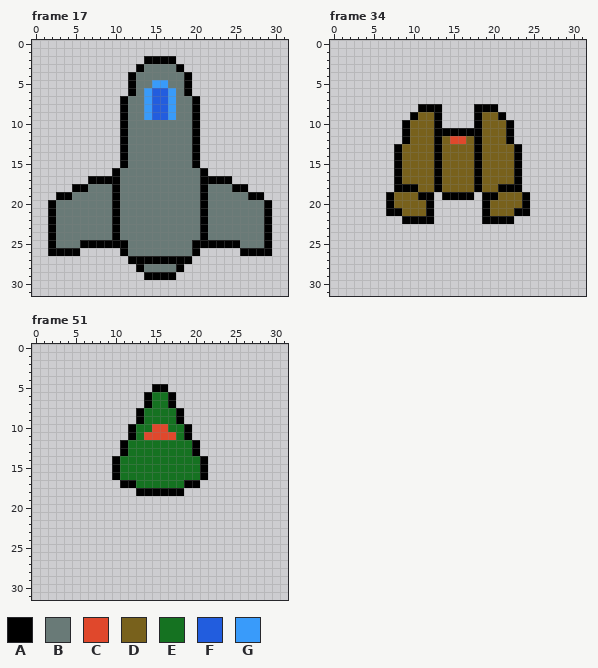
Pixel-art file: src/LudumDare54/Assets/Content/Sprites/Ships.aseprite. Above is the file before it was changed.
32x32 pixels, 51 frames. Shown: frame 17, frame 34, frame 51.
Visible layers, top first: "Highlight", "Shadow".
Palette (. is transparent): A #000000  B #697a77  C #e0482c  D #78611c  E #157221  F #225dde  G #399bfa
Pixels before, frame 17, first column x 2:
 2 ............AAAA............
 3 ...........ABBBBA...........
 4 ..........ABBBBBBA..........
 5 ..........ABBGGBBA..........
 6 ..........ABGFFGBA..........
 7 .........ABBGFFGBBA.........
 8 .........ABBGFFGBBA.........
 9 .........ABBGFFGBBA.........
10 .........ABBBBBBBBA.........
11 .........ABBBBBBBBA.........
12 .........ABBBBBBBBA.........
13 .........ABBBBBBBBA.........
14 .........ABBBBBBBBA.........
15 .........ABBBBBBBBA.........
16 ........ABBBBBBBBBBA........
17 .....AAAABBBBBBBBBBAAAA.....
18 ...AABBBABBBBBBBBBBABBBAA...
19 .AABBBBBABBBBBBBBBBABBBBBAA.
20 ABBBBBBBABBBBBBBBBBABBBBBBBA
21 ABBBBBBBABBBBBBBBBBABBBBBBBA
22 ABBBBBBBABBBBBBBBBBABBBBBBBA
23 ABBBBBBBABBBBBBBBBBABBBBBBBA
24 ABBBBBBBABBBBBBBBBBABBBBBBBA
25 ABBBAAAAAABBBBBBBBAAAAAABBBA
26 AAAA.....ABBBBBBBBA.....AAAA
27 ..........AAAAAAAA..........
28 ...........ABBBBA...........
29 ............AAAA............
Pixels before, frame 34, first column x 7:
 8 ....AAA....AAA....
 9 ...ADDA....ADDA...
10 ..ADDDA....ADDDA..
11 ..ADDDAAAAAADDDA..
12 ..ADDDADCCDADDDA..
13 .ADDDDADDDDADDDDA.
14 .ADDDDADDDDADDDDA.
15 .ADDDDADDDDADDDDA.
16 .ADDDDADDDDADDDDA.
17 .ADDDDADDDDADDDDA.
18 .AAADDADDDDADDAAA.
19 ADDDAA.AAAA.AADDDA
20 ADDDDA......ADDDDA
21 AADDDA......ADDDAA
22 ..AAAA......AAAA..
Pixels before, frame 51, first column x 10:
 5 .....AA.....
 6 ....AEEA....
 7 ....AEEA....
 8 ...AEEEEA...
 9 ...AEEEEA...
10 ..AEECCEEA..
11 ..AECCCCEA..
12 .AEEEEEEEEA.
13 .AEEEEEEEEA.
14 AEEEEEEEEEEA
15 AEEEEEEEEEEA
16 AEEEEEEEEEEA
17 .AAEEEEEEAA.
18 ...AAAAAA...
The same view after the edit:
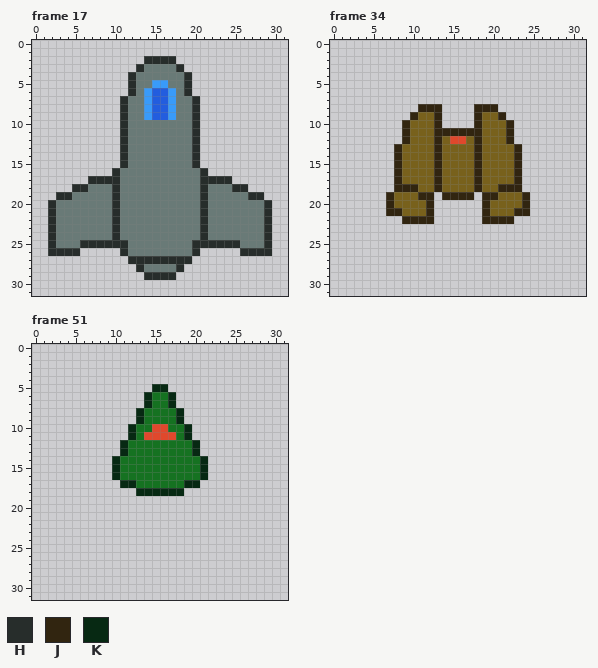
Colours new in this view: H #272d2b  J #312510  K #072913
The exact change:
Frame 17, layer "Shadow":
y 2: x 14..17 AAAA -> HHHH
y 3: x 13 A -> H; x 18 A -> H
y 4..6: x 12 A -> H; x 19 A -> H
y 7..15: x 11 A -> H; x 20 A -> H
y 16: x 10 A -> H; x 21 A -> H
y 17: x 7..10 AAAA -> HHHH; x 21..24 AAAA -> HHHH
y 18: x 5..6 AA -> HH; x 10 A -> H; x 21 A -> H; x 25..26 AA -> HH
y 19: x 3..4 AA -> HH; x 10 A -> H; x 21 A -> H; x 27..28 AA -> HH
y 20..24: x 2 A -> H; x 10 A -> H; x 21 A -> H; x 29 A -> H
y 25: x 2 A -> H; x 6..11 AAAAAA -> HHHHHH; x 20..25 AAAAAA -> HHHHHH; x 29 A -> H
y 26: x 2..5 AAAA -> HHHH; x 11 A -> H; x 20 A -> H; x 26..29 AAAA -> HHHH
y 27: x 12..19 AAAAAAAA -> HHHHHHHH
y 28: x 13 A -> H; x 18 A -> H
y 29: x 14..17 AAAA -> HHHH
Frame 34, layer "Shadow":
y 8: x 11..13 AAA -> JJJ; x 18..20 AAA -> JJJ
y 9: x 10 A -> J; x 13 A -> J; x 18 A -> J; x 21 A -> J
y 10: x 9 A -> J; x 13 A -> J; x 18 A -> J; x 22 A -> J
y 11: x 9 A -> J; x 13..18 AAAAAA -> JJJJJJ; x 22 A -> J
y 12: x 9 A -> J; x 13 A -> J; x 18 A -> J; x 22 A -> J
y 13..17: x 8 A -> J; x 13 A -> J; x 18 A -> J; x 23 A -> J
y 18: x 8..10 AAA -> JJJ; x 13 A -> J; x 18 A -> J; x 21..23 AAA -> JJJ
y 19: x 7 A -> J; x 11..12 AA -> JJ; x 14..17 AAAA -> JJJJ; x 19..20 AA -> JJ; x 24 A -> J
y 20: x 7 A -> J; x 12 A -> J; x 19 A -> J; x 24 A -> J
y 21: x 7..8 AA -> JJ; x 12 A -> J; x 19 A -> J; x 23..24 AA -> JJ
y 22: x 9..12 AAAA -> JJJJ; x 19..22 AAAA -> JJJJ
Frame 51, layer "Shadow":
y 5: x 15..16 AA -> KK
y 6..7: x 14 A -> K; x 17 A -> K
y 8..9: x 13 A -> K; x 18 A -> K
y 10..11: x 12 A -> K; x 19 A -> K
y 12..13: x 11 A -> K; x 20 A -> K
y 14..16: x 10 A -> K; x 21 A -> K
y 17: x 11..12 AA -> KK; x 19..20 AA -> KK
y 18: x 13..18 AAAAAA -> KKKKKK
Boxes around the changes in both pictures, in picture pixels (x1, y1, x2, y2):
changed: (48, 56, 272, 280)
changed: (386, 104, 530, 224)
changed: (112, 384, 208, 496)
